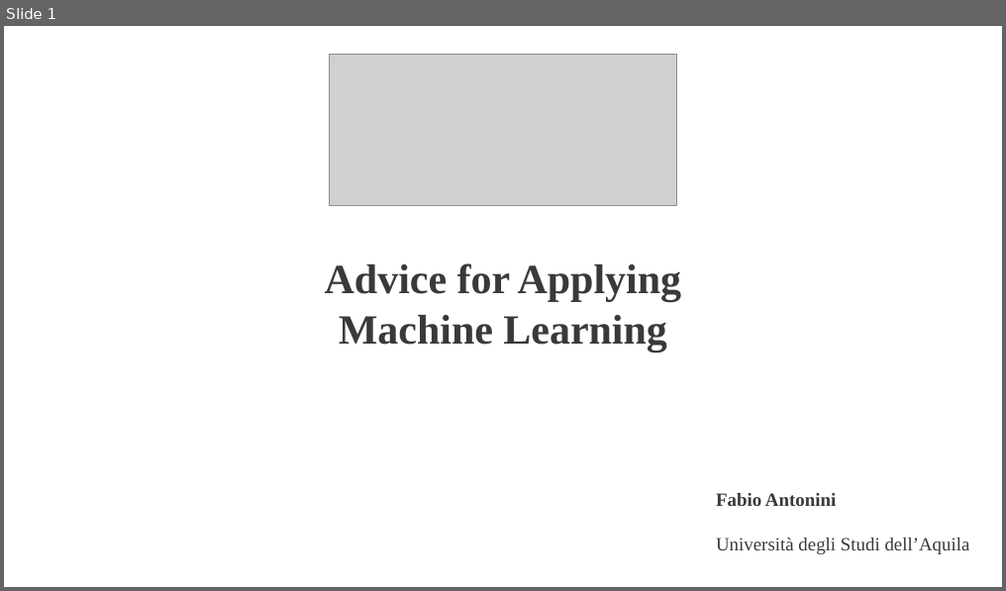
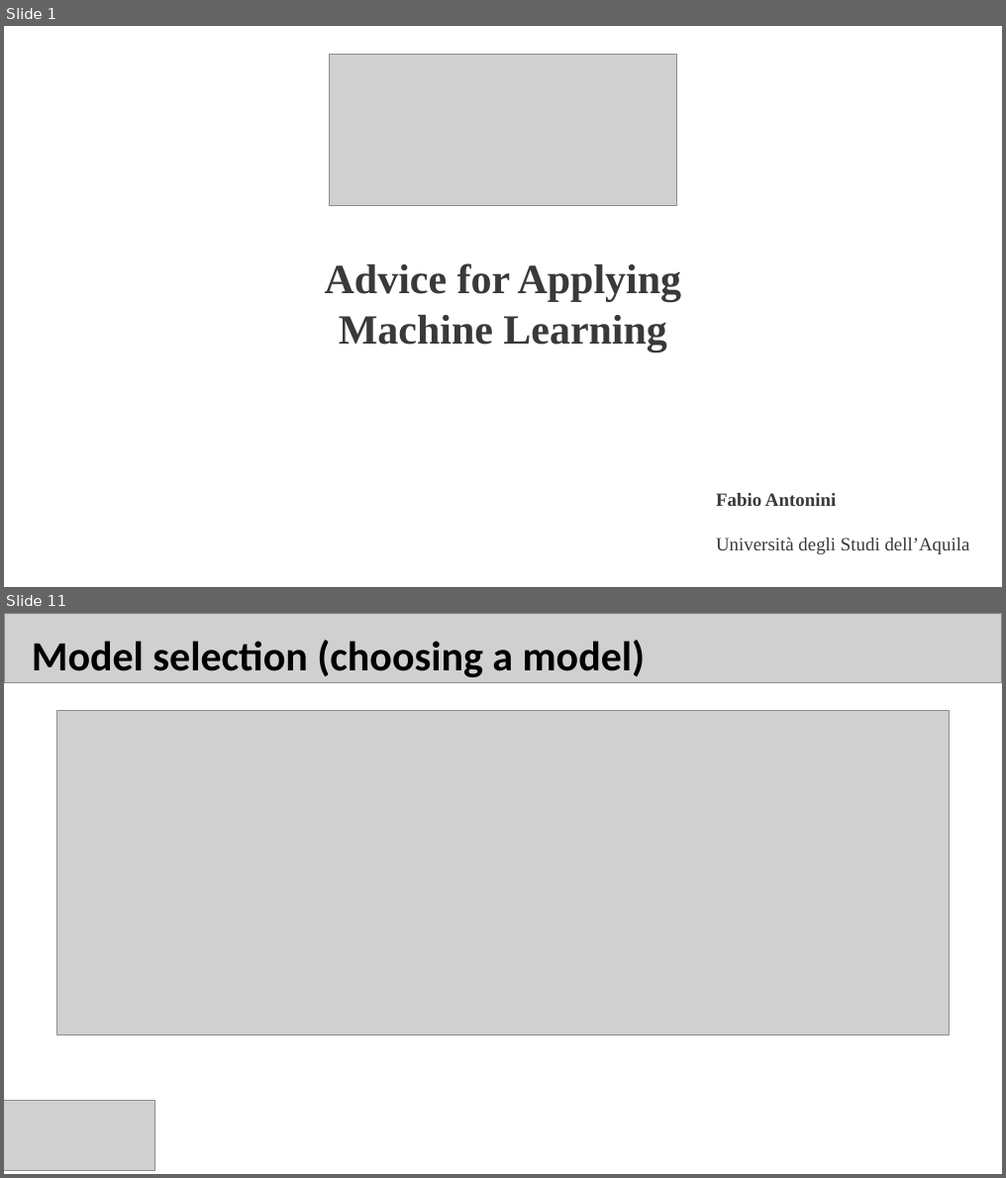
Before and after one commit to fabioantonini/introduction-machine-learning-for-engineers, a slide deck: Lectures/NeuralNetworks/w3/Slides/AdviceForApplyingMachineLearning.ppt. Shown one above the other, each under a label of ours: slide 1 before the commit, slides 1 and 11 after it; the slides between them are not shown. The pictures are 1006x591 and 1006x1178 pixels, drawn with LibreOffice and Linux fonts; fonts in the diff are those of the drawing; grey boxes stand for pictures; background and template pictures are left out. Boxes give left, top, right and bottom in pixels: in the first picture for what was removed or moved away, otherwise in the second. Text is boxed around its words. In the diff, an @@ line names an element or a change of style, - is before the commit and + after.

```diff
--- a/Lectures/NeuralNetworks/w3/Slides/AdviceForApplyingMachineLearning.ppt
+++ b/Lectures/NeuralNetworks/w3/Slides/AdviceForApplyingMachineLearning.ppt
@@ slide 11 added at box(4, 613, 1002, 1174), background #FFFFFF @@
@@ picture added at box(4, 613, 1001, 683) @@
@@ text added at box(32, 640, 646, 677), 40 pt, text #000000, bold @@
+Model selection (choosing a model)
@@ picture added at box(56, 711, 948, 1035) @@
@@ picture added at box(4, 1100, 154, 1170) @@
```
Also in this commit, not shown: 9 other slides added, 1 slide removed, 2 other files.
